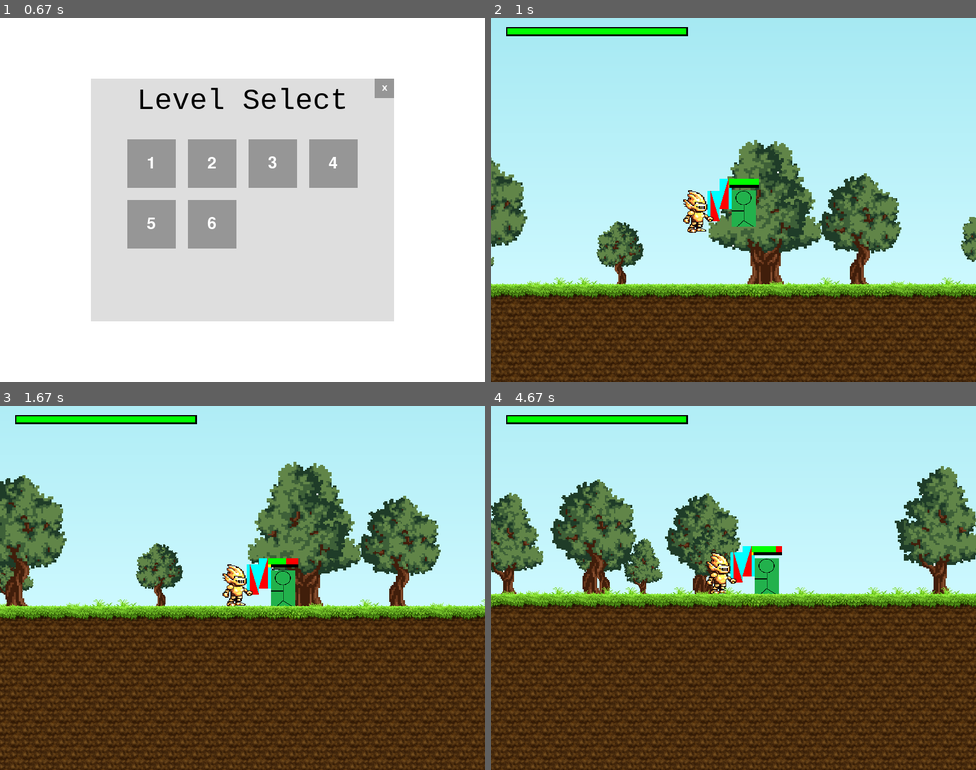
Above: before the commit, frames 1-4 (two rows, left to right).
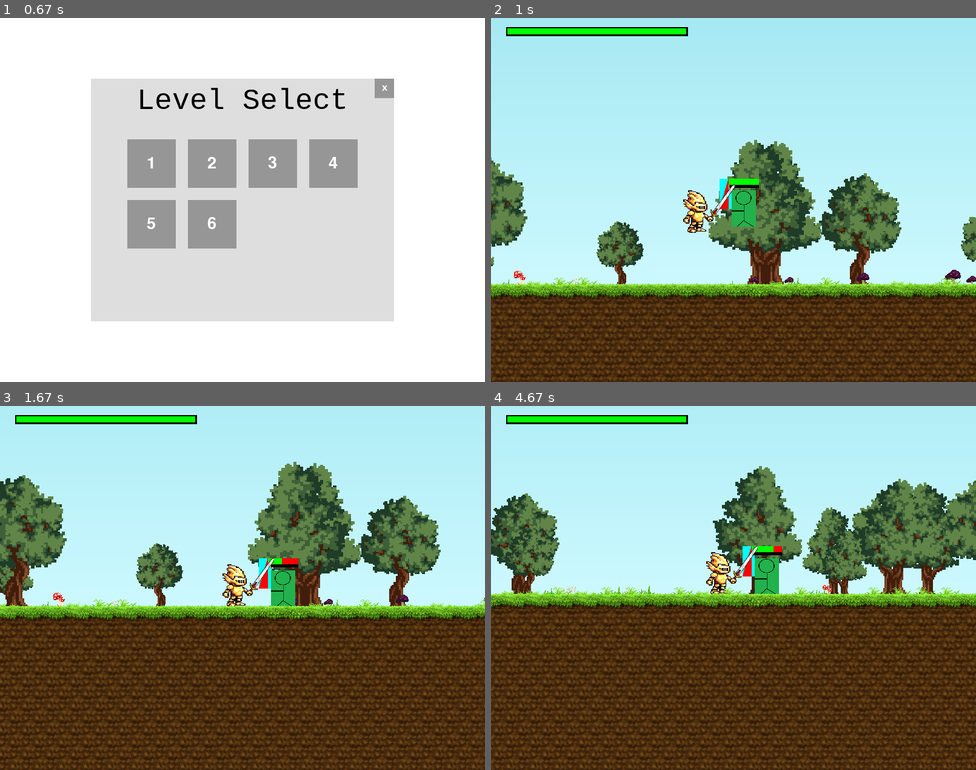
Above: after the commit, the same moments.

Repository: salfk23/2drpg_pygame
Game: pygame game, started from main.py
Two runs of this game, one before a commit and one after it. Both use one fixed random seed, a clock stepped at 60 frames per second and the inputs below.
Inputs (mouse positions are in pixels of both pictures, inside the frame that each line leads up to):
- Up to frame 1 (0.67 s): click (242, 181) at 0.38 s
- Up to frame 2 (1 s): click (641, 163) at 0.72 s
- Up to frame 3 (1.67 s): press the mouse at (242, 617) at 1.03 s; move the mouse to (300, 628) at 1.13 s; release the mouse at (358, 642) at 1.27 s; press the mouse at (383, 475) at 1.37 s; move the mouse to (227, 526) at 1.47 s; release the mouse at (67, 577) at 1.6 s
- Up to frame 4 (4.67 s): press the mouse at (733, 617) at 1.7 s; move the mouse to (699, 566) at 1.8 s; release the mouse at (665, 511) at 1.93 s; press the mouse at (733, 569) at 2.03 s; move the mouse to (709, 609) at 2.13 s; release the mouse at (685, 646) at 2.27 s; tap S at 2.33, 3.67 s; click (733, 617) at 4.05 s; press the mouse at (825, 551) at 4.37 s; move the mouse to (806, 584) at 4.47 s; release the mouse at (791, 620) at 4.6 s

Frame 1 is identical in both runs. In frame 2, 0.5% of the frame differs, in the area x 2-100%, y 45-74%; in frame 3, 0.4%; in frame 4, 19%, in the area x 0-100%, y 16-52%.

Commit message:
Level template

Diff:
--- a/levels/level_1.py
+++ b/levels/level_1.py
@@ -7,8 +7,8 @@
 from game_engine.entities.world_objects import Tile
 
 from ui.player import PlayerHUD
-from assets.images import dirt_image, grass_images, tree_images
-from assets.objects.weapons import sample_weapon
+from assets.images import dirt_image, grass_images, tree_images, foliage_images
+from assets.objects.weapons import *
 from game_engine.helpers import gradient_rect, tile_texture
 
 
@@ -32,12 +32,15 @@
     invisible_ground = Tile(
         pygame.Vector2(-1000, GROUND_LEVEL), (WORLD_LENGTH, 50))
     ground = Tile(pygame.Vector2(-1000, 525), (WORLD_LENGTH, 300))
-    invisible_wall = Tile(pygame.Vector2(0, 0), (20, 500))
+    invisible_walls = [
+        Tile(pygame.Vector2(0, 0), (20, 500)),
+        Tile(pygame.Vector2(WORLD_LENGTH-2000, 0), (20, 500))
+    ]
 
     background: list[Entity] = []
 
     tree_size = pygame.Vector2(60, 90)
-    for x in range(-500, 8500, 100):
+    for x in range(-500, WORLD_LENGTH-1200, 100):
         # Increase tree tree_size by multiplying by random number
         size = tree_size * random.uniform(0.8, 3)
         # Randomize tree position
@@ -48,6 +51,22 @@
         )
         tree.sprite = pygame.transform.scale(random.choice(tree_images), size)
         background.append(tree)
+
+        int_decoration = random.randint(0, 3)
+
+        for i in range(int_decoration):
+            foilage_image = random.choice(foliage_images)
+            # Decrease foilage size by multiplying by random number
+            size = pygame.Vector2(15, 15) * random.uniform(1, 2)
+            decoration = Entity(
+                pygame.Vector2(x + random.randint(-100, 100),
+                GROUND_LEVEL-size.y+5),
+                pygame.Vector2(0, 0)
+            )
+            decoration.sprite = pygame.transform.scale(foilage_image, size)
+            background.append(decoration)
+
+
 
     # Player and other entities declaration
     player = Player(pygame.Vector2(220, 300), 5, 10)
@@ -60,9 +79,7 @@
     ground.sprite = tile_texture(dirt_image, ground.size)
     grass.sprite = tile_texture(grass_images, grass.size)
 
-    invisible_wall.name = "Invisible Wall"
-
-    player.weapon = sample_weapon.copy()
+    player.weapon = silversword.copy()
 
     en.name = "Enemy"
     en.direction = False
@@ -76,7 +93,7 @@
     em.add(ground)
     em.add(invisible_ground)
     em.add(grass)
-    em.add(invisible_wall)
+    em.add(invisible_walls)
     # Then other entities
     em.add(player)
     em.add(en)
